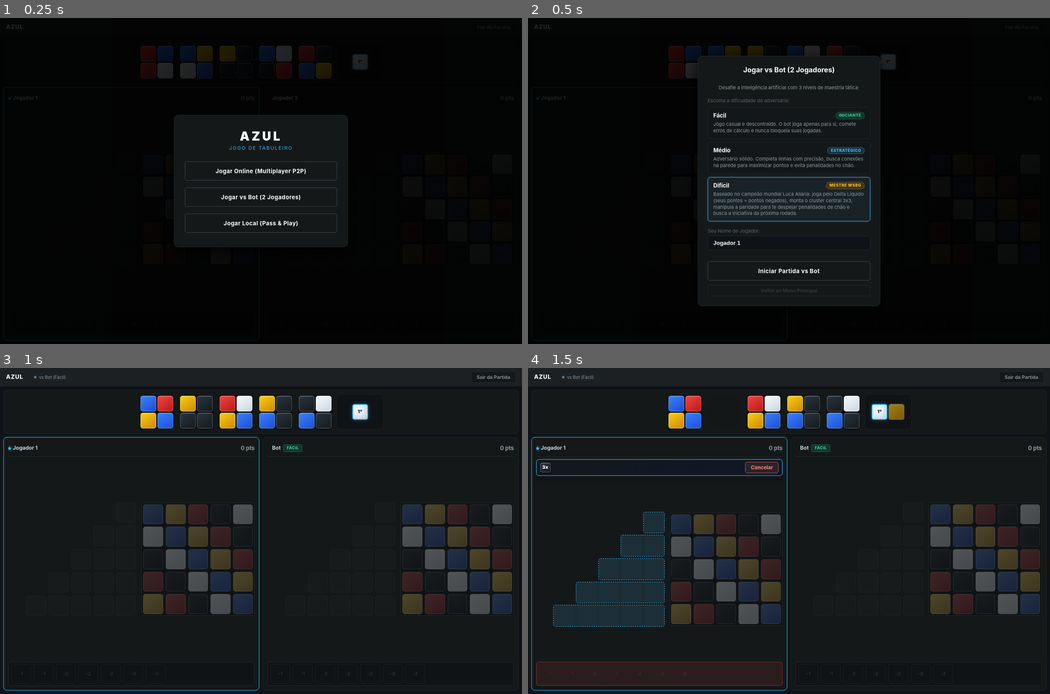
Above: before the commit, frames 1-4 (two rows, left to right).
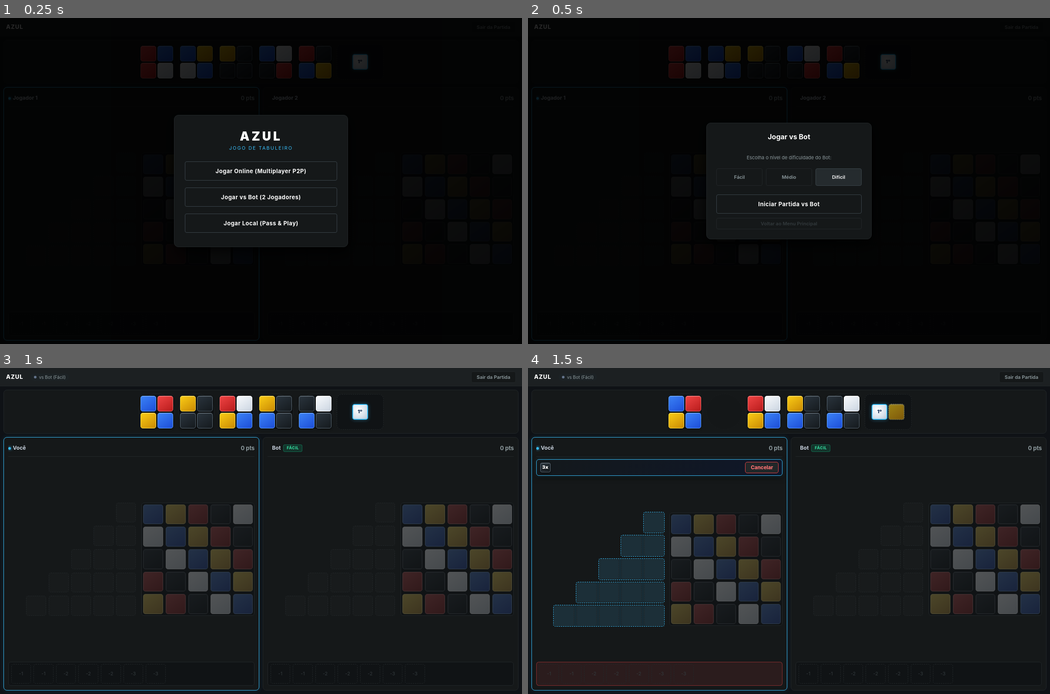
Above: after the commit, the same moments.

Repository: diogopereiraasp/tiles_game
Game: browser game, page index.html
Two runs of this game, one before a commit and one after it. Both use one fixed random seed, a clock stepped at 60 frames per second and the inputs below.
Inputs (mouse positions are in pixels of both pictures, inside the frame that each line leads up to):
- Up to frame 1 (0.25 s): no input
- Up to frame 2 (0.5 s): click "Jogar vs Bot (2 Jogadores)" at 0.27 s
- Up to frame 3 (1 s): click "Fácil INICIANTE Jogo casual e…" (after the commit: "Fácil") at 0.52 s; click "Iniciar Partida vs Bot" at 0.77 s
- Up to frame 4 (1.5 s): click (715, 420) at 1.27 s

Frame 1 is identical in both runs. In frame 2, 3.1% of the frame differs, in the area x 32-68%, y 11-89%; in frame 3, less than 0.1%; in frame 4, less than 0.1%.

Commit message:
refactor: simplify bot game setup modal and remove custom name input

Diff:
--- a/index.html
+++ b/index.html
@@ -1441,57 +1441,19 @@
 
   <!-- Modal Configuração Jogo vs Bot -->
   <div id="botModal" class="modal-overlay">
-    <div class="modal-box" style="max-width: 420px; text-align: left;">
-      <h2 style="text-align: center; margin-bottom: 6px;">Jogar vs Bot (2 Jogadores)</h2>
-      <p style="color: var(--text-pri); font-size: 11px; margin-bottom: 14px; text-align: center;">
-        Desafie a inteligência artificial com 3 níveis de maestria tática:
+    <div class="modal-box" style="max-width: 380px;">
+      <h2>Jogar vs Bot</h2>
+      <p style="color: var(--text-pri); font-size: 11px; margin-bottom: 16px;">
+        Escolha o nível de dificuldade do Bot:
       </p>
 
-      <div style="font-size: 11px; color: var(--text-mid); margin-bottom: 8px;">Escolha a dificuldade do adversário:
-      </div>
-      <div class="bot-diff-cards" style="display: flex; flex-direction: column; gap: 8px; margin-bottom: 16px;">
-        <!-- Fácil -->
-        <div class="bot-diff-card" id="botDiffCard_easy" onclick="selectBotDifficulty('easy')">
-          <div class="bot-diff-header">
-            <span class="bot-diff-title">Fácil</span>
-            <span class="bot-diff-tag tag-easy">Iniciante</span>
-          </div>
-          <div class="bot-diff-desc">
-            Jogo casual e descontraído. O bot joga apenas para si, comete erros de cálculo e nunca bloqueia suas
-            jogadas.
-          </div>
-        </div>
-
-        <!-- Médio -->
-        <div class="bot-diff-card" id="botDiffCard_medium" onclick="selectBotDifficulty('medium')">
-          <div class="bot-diff-header">
-            <span class="bot-diff-title">Médio</span>
-            <span class="bot-diff-tag tag-medium">Estratégico</span>
-          </div>
-          <div class="bot-diff-desc">
-            Adversário sólido. Completa linhas com precisão, busca conexões na parede para maximizar pontos e evita
-            penalidades no chão.
-          </div>
-        </div>
-
-        <!-- Difícil -->
-        <div class="bot-diff-card active" id="botDiffCard_hard" onclick="selectBotDifficulty('hard')">
-          <div class="bot-diff-header">
-            <span class="bot-diff-title">Difícil</span>
-            <span class="bot-diff-tag tag-hard">Mestre WSBG</span>
-          </div>
-          <div class="bot-diff-desc">
-            Baseado no campeão mundial Luca Allaria: joga pelo Delta Líquido (seus pontos + pontos negados), monta o
-            cluster central 3x3, manipula a paridade para te despejar penalidades de chão e busca a iniciativa da
-            próxima rodada.
-          </div>
-        </div>
-      </div>
-
-      <div style="margin-bottom: 16px;">
-        <div style="font-size: 11px; color: var(--text-mid); margin-bottom: 4px;">Seu Nome de Jogador:</div>
-        <input type="text" id="botPlayerNameInput" class="modal-name-input" placeholder="Seu nome no jogo"
-          maxlength="15" value="Jogador 1">
+      <div style="display: flex; gap: 8px; justify-content: center; margin-bottom: 20px;">
+        <button class="btn-toggle" id="botDiffCard_easy" style="flex: 1; padding: 12px 6px; font-weight: 600;"
+          onclick="selectBotDifficulty('easy')">Fácil</button>
+        <button class="btn-toggle" id="botDiffCard_medium" style="flex: 1; padding: 12px 6px; font-weight: 600;"
+          onclick="selectBotDifficulty('medium')">Médio</button>
+        <button class="btn-toggle active" id="botDiffCard_hard" style="flex: 1; padding: 12px 6px; font-weight: 600;"
+          onclick="selectBotDifficulty('hard')">Difícil</button>
       </div>
 
       <button class="btn-toggle btn-online"
@@ -1842,25 +1804,18 @@
         const p2 = localStorage.getItem('azul_name_local_2');
         const p3 = localStorage.getItem('azul_name_local_3');
         const p4 = localStorage.getItem('azul_name_local_4');
-        const botP = localStorage.getItem('azul_name_bot');
         const onlineP = localStorage.getItem('azul_name_online');
 
         const elP1 = document.getElementById('localNameP1');
         const elP2 = document.getElementById('localNameP2');
         const elP3 = document.getElementById('localNameP3');
         const elP4 = document.getElementById('localNameP4');
-        const elBot = document.getElementById('botPlayerNameInput');
         const elOnline = document.getElementById('onlineMyNameInput');
 
         if (elP1 && p1) elP1.value = p1;
         if (elP2 && p2) elP2.value = p2;
         if (elP3 && p3) elP3.value = p3;
         if (elP4 && p4) elP4.value = p4;
-
-        if (elBot) {
-          if (botP) elBot.value = botP;
-          else if (p1) elBot.value = p1;
-        }
 
         if (elOnline) {
           if (onlineP) elOnline.value = onlineP;
@@ -1877,14 +1832,12 @@
         const elP2 = document.getElementById('localNameP2');
         const elP3 = document.getElementById('localNameP3');
         const elP4 = document.getElementById('localNameP4');
-        const elBot = document.getElementById('botPlayerNameInput');
         const elOnline = document.getElementById('onlineMyNameInput');
 
         if (elP1 && elP1.value.trim()) localStorage.setItem('azul_name_local_1', elP1.value.trim());
         if (elP2 && elP2.value.trim()) localStorage.setItem('azul_name_local_2', elP2.value.trim());
         if (elP3 && elP3.value.trim()) localStorage.setItem('azul_name_local_3', elP3.value.trim());
         if (elP4 && elP4.value.trim()) localStorage.setItem('azul_name_local_4', elP4.value.trim());
-        if (elBot && elBot.value.trim()) localStorage.setItem('azul_name_bot', elBot.value.trim());
         if (elOnline && elOnline.value.trim()) localStorage.setItem('azul_name_online', elOnline.value.trim());
       } catch (e) {
         console.warn('Erro ao salvar nomes no storage:', e);
@@ -1892,7 +1845,7 @@
     }
 
     function setupPlayerNameStorageListeners() {
-      const ids = ['localNameP1', 'localNameP2', 'localNameP3', 'localNameP4', 'botPlayerNameInput', 'onlineMyNameInput'];
+      const ids = ['localNameP1', 'localNameP2', 'localNameP3', 'localNameP4', 'onlineMyNameInput'];
       ids.forEach(id => {
         const el = document.getElementById(id);
         if (el) {
@@ -1983,15 +1936,12 @@
     }
 
     function startConfiguredBotGame() {
-      savePlayerNamesToStorage();
-      const input = document.getElementById('botPlayerNameInput');
-      const p1Name = (input && input.value.trim()) ? input.value.trim() : 'Jogador 1';
       const modal = document.getElementById('botModal');
       if (modal) modal.style.display = 'none';
-      chooseBotMode(botDifficulty, p1Name);
-    }
-
-    function chooseBotMode(diff = 'hard', p1Name = 'Jogador 1') {
+      chooseBotMode(botDifficulty);
+    }
+
+    function chooseBotMode(diff = 'hard') {
       document.getElementById('mainMenuModal').style.display = 'none';
       const botModal = document.getElementById('botModal');
       if (botModal) botModal.style.display = 'none';
@@ -2004,7 +1954,7 @@
       updateChatVisibility();
       const diffLabel = getBotDifficultyLabel(botDifficulty);
       updateP2PBadge('offline', `vs Bot (${diffLabel})`);
-      initGame([p1Name, 'Bot']);
+      initGame(['Você', 'Bot']);
       saveSessionToStorage();
     }
 
@@ -2712,8 +2662,7 @@
         initGame();
         broadcastP2P({ type: 'SYNC_STATE', state: getFullGameState() });
       } else if (isBotMode) {
-        const p1Name = (players && players[0] && players[0].name) ? players[0].name : 'Jogador 1';
-        initGame([p1Name, 'Bot']);
+        initGame(['Você', 'Bot']);
       } else {
         const names = players ? players.map(p => p.name) : null;
         initGame(names);
@@ -2779,7 +2728,10 @@
       players = [];
       for (let i = 0; i < playerCount; i++) {
         let pName = (names && names[i]) ? names[i] : (localStorage.getItem(`azul_name_local_${i + 1}`) || `Jogador ${i + 1}`);
-        if (isBotMode && i === 1) pName = 'Bot';
+        if (isBotMode) {
+          if (i === 0) pName = (names && names[0]) ? names[0] : 'Você';
+          else if (i === 1) pName = 'Bot';
+        }
         players.push({
           id: i,
           name: pName,
@@ -3719,7 +3671,7 @@
           ${sorted.map((p, idx) => {
         const isWinner = idx === 0;
         const rankLabel = isWinner ? '1º' : `${idx + 1}º`;
-        const name = p.name || ((isBotMode && p.id === 1) ? 'Bot' : `Jogador ${p.id + 1}`);
+        const name = p.name || (isBotMode ? (p.id === 1 ? 'Bot' : 'Você') : `Jogador ${p.id + 1}`);
         const boardPts = (p.boardScore !== undefined) ? p.boardScore : (p.score - (p.finalBonus || 0));
         const lBonus = p.lineBonus || 0;
         const cBonus = p.colBonus || 0;
@@ -3877,7 +3829,7 @@
         card.className = `player-card ${isCurrentTurn ? 'active-turn' : ''}`;
 
         const isMe = (isP2P && myP2PIndex !== null && p.id === myP2PIndex);
-        const baseName = p.name || ((isBotMode && p.id === 1) ? 'Bot' : `Jogador ${p.id + 1}`);
+        const baseName = p.name || (isBotMode ? (p.id === 1 ? 'Bot' : 'Você') : `Jogador ${p.id + 1}`);
         let playerTitle = isMe ? `${baseName} (Você)` : baseName;
         if (isBotMode && p.id === 1) {
           playerTitle = `<span class="player-name">${baseName}</span><span class="bot-level-badge bot-level-${botDifficulty}">${getBotDifficultyLabel(botDifficulty)}</span>`;
